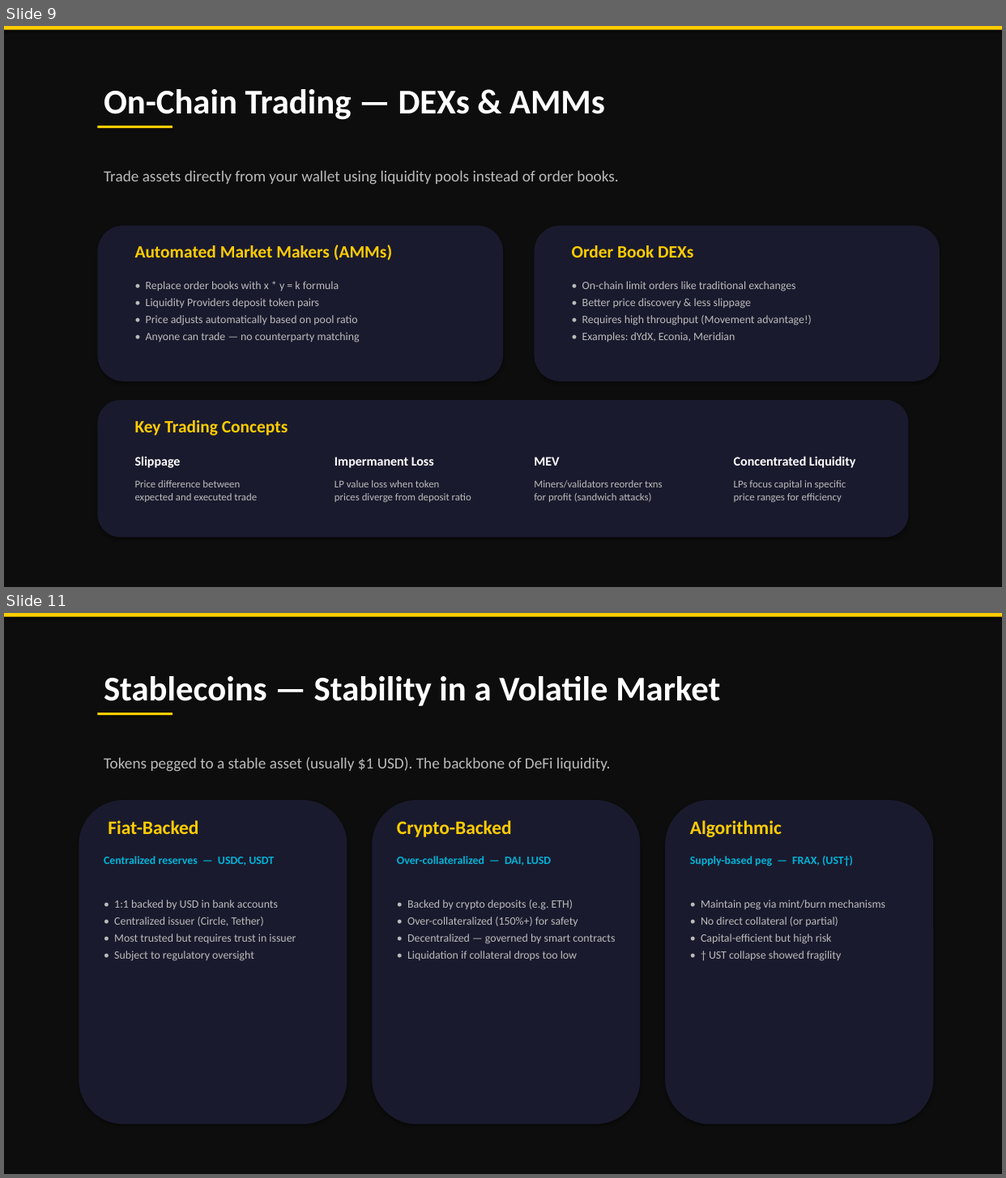
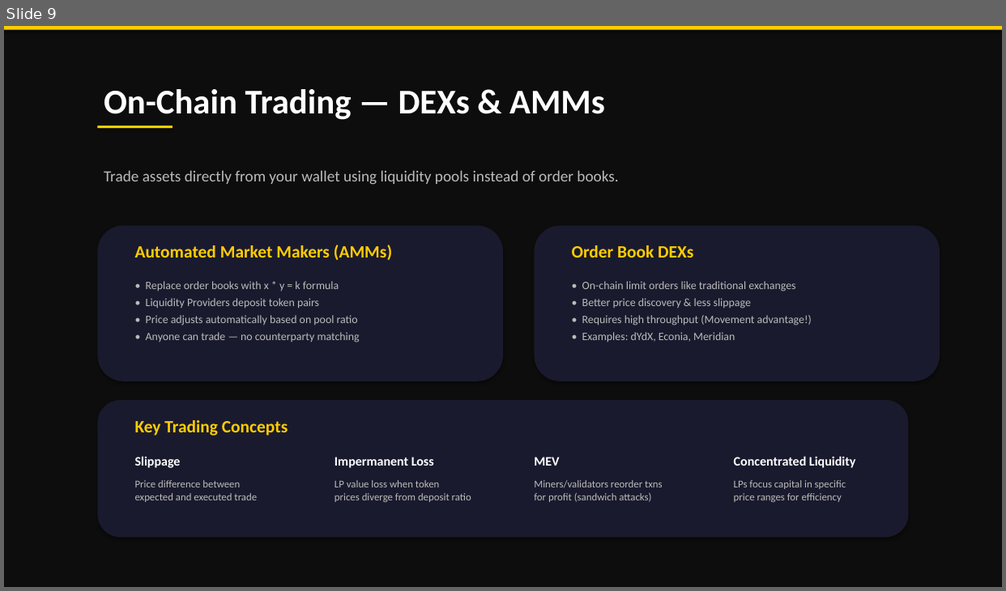
Before and after one commit to ulas96/movement-stabletoken, a slide deck: docs/presentations/SmartContracts_DeFi_Movement.pptx. Shown one above the other, each under a label of ours: slides 9 and 11 before the commit, slide 9 after it; the slides between them are not shown. The pictures are 1006x1178 and 1006x591 pixels, drawn with LibreOffice and Linux fonts; fonts in the diff are those of the drawing. Boxes give left, top, right and bottom in pixels: in the first picture for what was removed or moved away, otherwise in the second. Text is boxed around its words. In the diff, an @@ line names an element or a change of style, - is before the commit and + after.

Commit message:
defi presentation update
stabletokens categorized and detailed

```diff
--- a/docs/presentations/SmartContracts_DeFi_Movement.pptx
+++ b/docs/presentations/SmartContracts_DeFi_Movement.pptx
@@ slide 11 removed at bbox=[4, 613, 1002, 1174], background #0D0D0D @@
@@ rectangle removed at bbox=[4, 613, 1002, 617] @@
@@ text removed at bbox=[104, 676, 720, 706] @@
-Stablecoins — Stability in a Volatile Market
@@ rectangle removed at bbox=[98, 713, 172, 715] @@
@@ text removed at bbox=[104, 757, 611, 772] @@
-Tokens pegged to a stable asset (usually $1 USD). The backbone of DeFi liquidity.
@@ rounded rectangle removed at bbox=[79, 800, 347, 1124] @@
@@ rounded rectangle removed at bbox=[372, 800, 640, 1124] @@
@@ rounded rectangle removed at bbox=[665, 800, 933, 1124] @@
@@ text removed at bbox=[108, 820, 198, 834] @@
-Fiat-Backed
@@ text removed at bbox=[397, 820, 512, 837] @@
-Crypto-Backed
@@ text removed at bbox=[690, 820, 782, 837] @@
-Algorithmic
@@ text removed at bbox=[104, 856, 274, 866] @@
-Centralized reserves — USDC, USDT
@@ text removed at bbox=[397, 856, 551, 866] @@
-Over-collateralized — DAI, LUSD
@@ text removed at bbox=[690, 856, 853, 867] @@
-Supply-based peg — FRAX, (UST†)
@@ text removed at bbox=[114, 900, 296, 961] @@
-• 1:1 backed by USD in bank accounts
-• Centralized issuer (Circle, Tether)
-• Most trusted but requires trust in issuer
-• Subject to regulatory oversight
@@ text removed at bbox=[407, 900, 615, 960] @@
-• Backed by crypto deposits (e.g. ETH)
-• Over-collateralized (150%+) for safety
-• Decentralized — governed by smart contracts
-• Liquidation if collateral drops too low
@@ text removed at bbox=[701, 900, 885, 961] @@
-• Maintain peg via mint/burn mechanisms
-• No direct collateral (or partial)
-• Capital-efficient but high risk
-• † UST collapse showed fragility
```
Also in this commit, not shown: 3 slides changed, 4 slides added.
